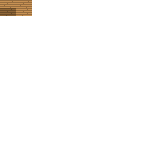
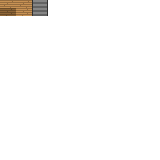
Two versions of the same layered image (w=160, h=160). Layer-by-layer changes:
painted on "base" over [32, 0, 48, 16]
